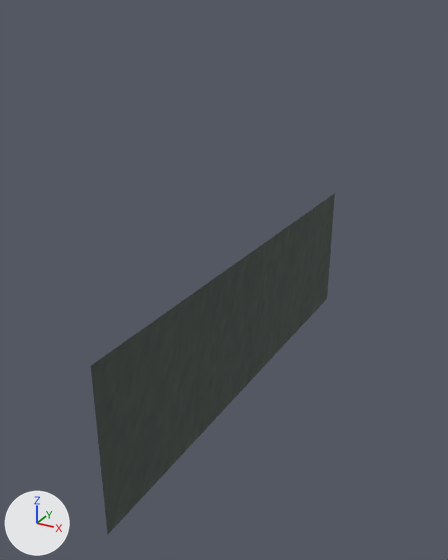
An edit to the glTF model Content/Models/Imported/militia_sedan/lod1-m0-p1.glb, drawn before and after from the same camera.
Both versions are drawn from a camera (50 mm lens) standing at (-0.214, -1.68, 1.463) and looking at (-0.909, -0.415, 0.831). Arrows for +X, +Y and +Z are at lower left; the lights stay in place. The older version comes first. Vertices at exactly the same position are counted once.
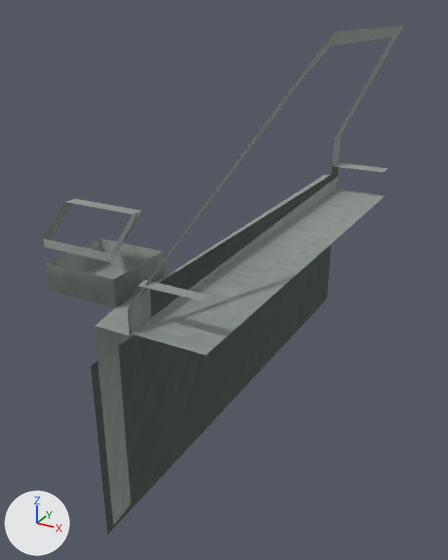
Where the change shows, as pixel boxes [x1, y1, x2, y2] in the pictures (448 x 560 px):
'Mesh_0', reshaped (47% wider, 49% taller): before [91, 193, 335, 534]; after [43, 26, 403, 534]
part 1 of me_mesh_0, added: after [46, 26, 403, 525]
part 2 of me_mesh_0, added: after [43, 199, 141, 262]

The change, as a list of edits to the scene's bpy script:
```text
Change me_mesh_0:
    used by ob_mesh_0; location = (0.0, 0.0, 0.0)
    remove me_mesh_0.from_pydata(...)  # 4 vertices, 4 faces; spans x -0.88, y -0.96..0.32, z 0.48..0.88
    add me_mesh_0.from_pydata(...)  # 144 vertices, 150 faces; spans x -1.04..-0.65, y -0.96..0.32, z 0.48..1.42
    me_mesh_0 part 1: a new loose piece of 119 vertices spanning x -1.04..-0.65, y -0.946..0.095, z 0.495..1.42, in mat_material_0 (picture img_image_0)
    me_mesh_0 part 2: a new loose piece of 21 vertices spanning x -1.04..-0.88, y -0.88..-0.785, z 1.05..1.12, in mat_material_0 (picture img_image_0)
```
